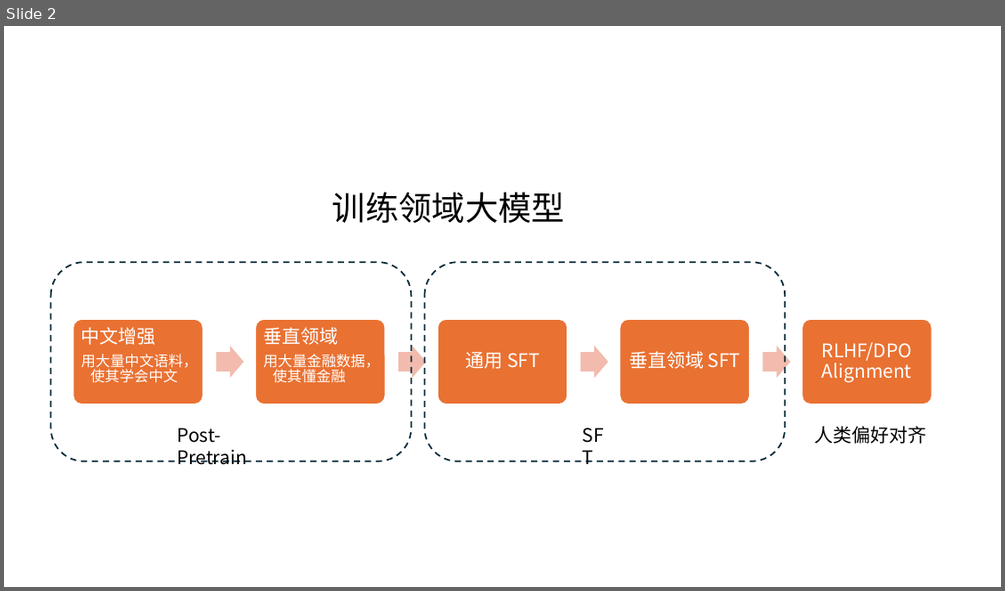
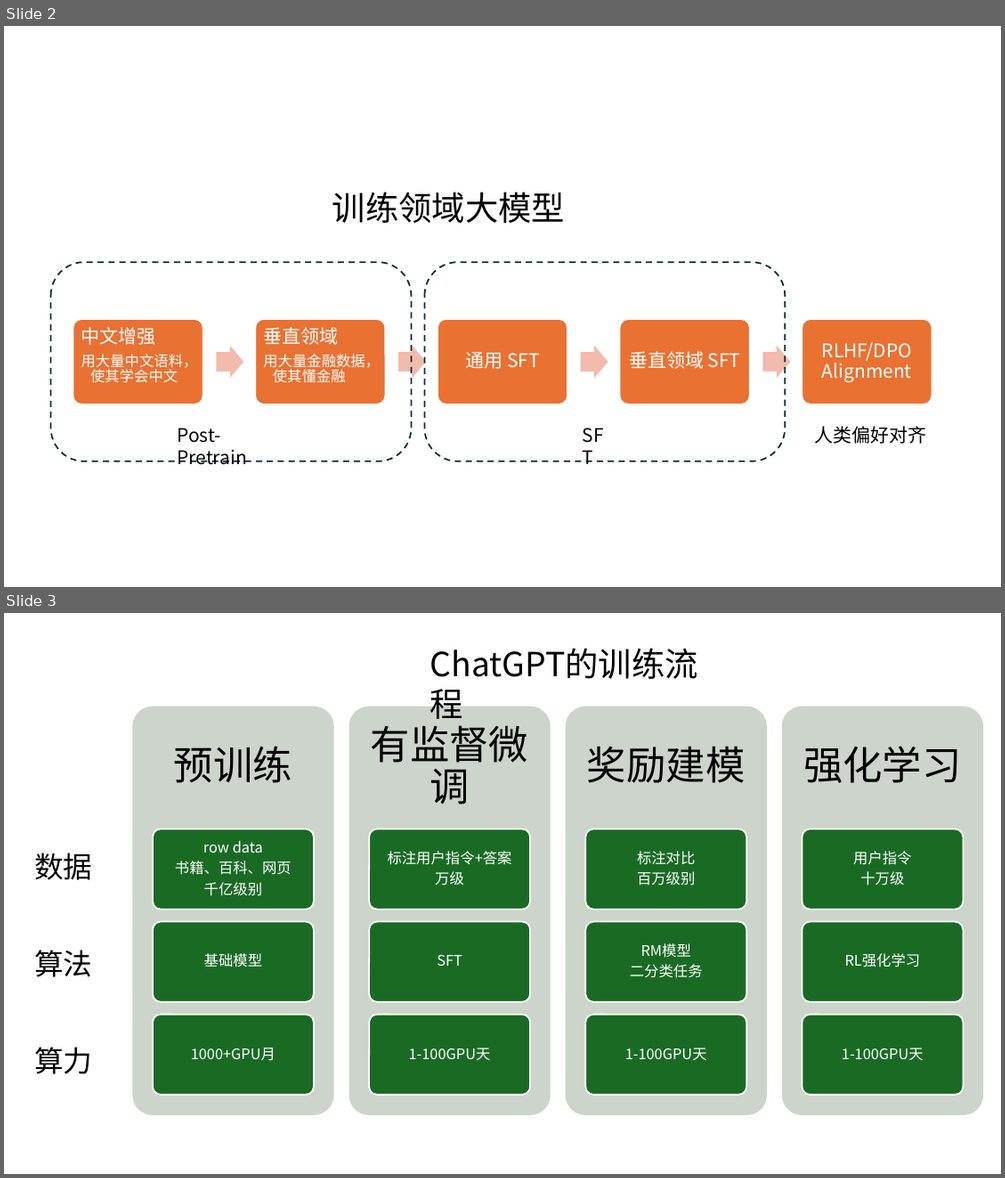
Before and after one commit to guofei9987/a, a slide deck: nn/nn.pptx. Shown one above the other, each under a label of ours: slide 2 before the commit, slides 2 and 3 after it. The pictures are 1005x591 and 1005x1178 pixels, drawn with LibreOffice and Linux fonts; fonts in the diff are those of the drawing. Boxes give left, top, right and bottom in pixels: in the first picture for what was removed or moved away, otherwise in the second. Text is boxed around its words. In the diff, an @@ line names an element or a change of style, - is before the commit and + after.

```diff
--- a/nn/nn.pptx
+++ b/nn/nn.pptx
@@ slide 3 added at bbox=[4, 613, 1001, 1174], background #FFFFFF @@
@@ group added at bbox=[34, 640, 983, 1116]: 20 texts, 16 rounded rectangles @@
+预训练
+row data
+书籍、百科、网页
+千亿级别
+基础模型
+1000+GPU月
+有监督微调
+标注用户指令+答案
+万级
+SFT
+1-100GPU天
+奖励建模
+标注对比
+百万级别
+RM模型
+二分类任务
+1-100GPU天
+强化学习
+用户指令
+十万级
+RL强化学习
+1-100GPU天
+数据
+算法
+算力
+ChatGPT的训练流程
```
Also in this commit, not shown: 14 other slides added, 5 other files.
